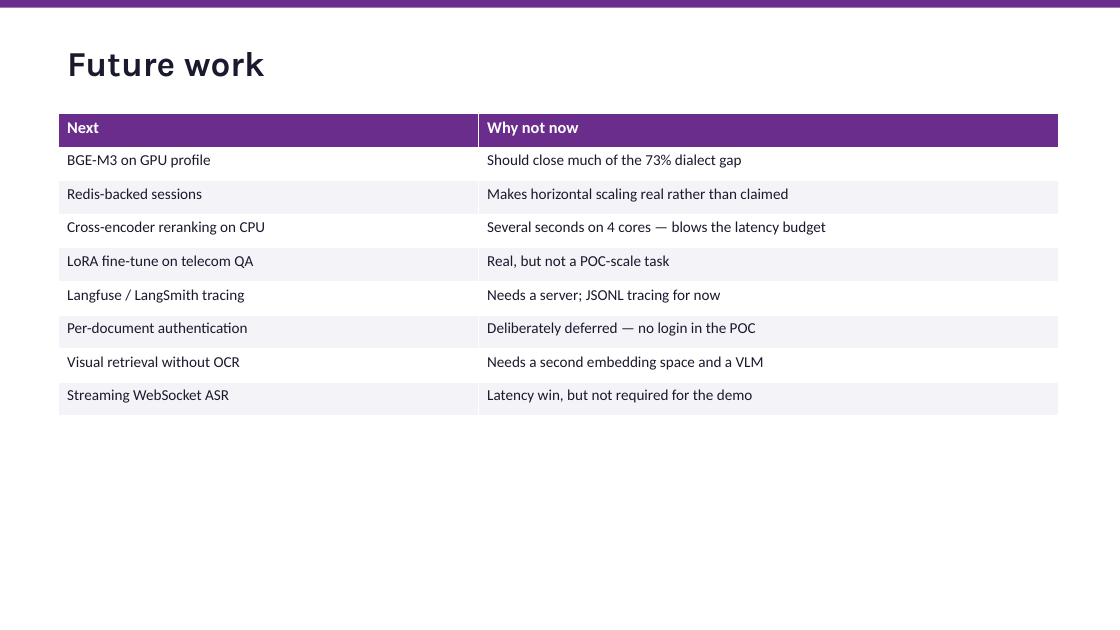
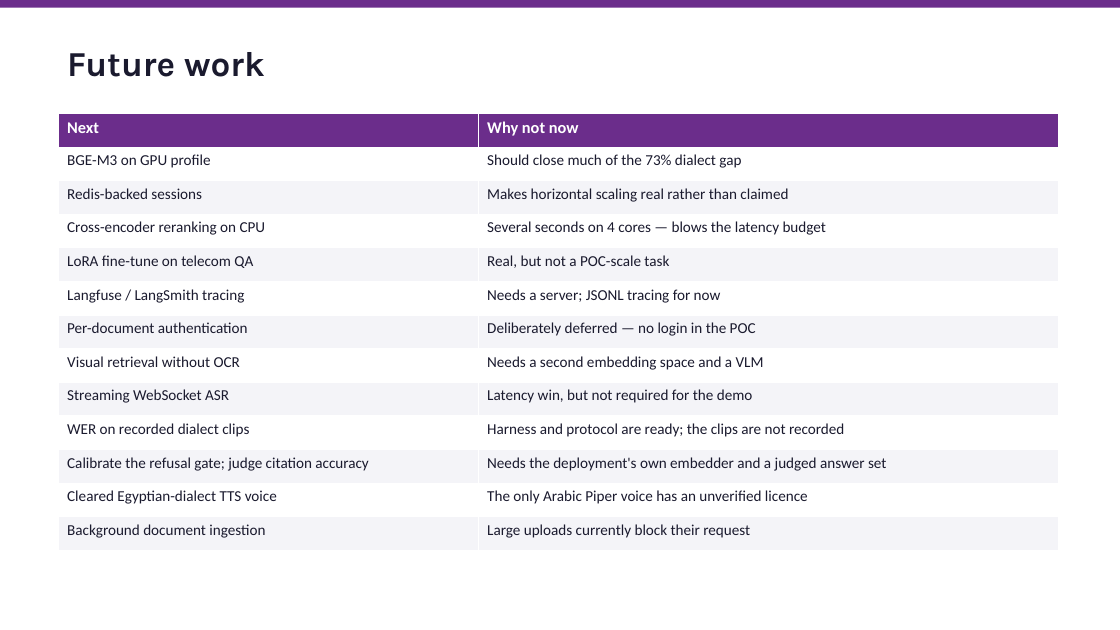
Before and after one commit to radwanism/Intelligent-Assistant, a slide deck: slide 22 of docs/TelecomEgypt_Assistant.pptx. Drawn at 1120x630 pixels with LibreOffice and Linux fonts; fonts in the diff are those of the drawing. Boxes give left, top, right and bottom in pixels: in the first picture for what was removed or moved away, otherwise in the second. Text is boxed around its words. In the diff, an @@ line names an element or a change of style, - is before the commit and + after.

```diff
--- a/docs/TelecomEgypt_Assistant.pptx
+++ b/docs/TelecomEgypt_Assistant.pptx
@@ table at (59,113,1059,550) @@
+row 10: WER on recorded dialect clips | Harness and protocol are ready; the clips are not recorded
+row 11: Calibrate the refusal gate; judge citation accuracy | Needs the deployment's own embedder and a judged answer set
+row 12: Cleared Egyptian-dialect TTS voice | The only Arabic Piper voice has an unverified licence
+row 13: Background document ingestion | Large uploads currently block their request
```
Also in this commit, not shown: 9 other slides changed, 52 other files.
